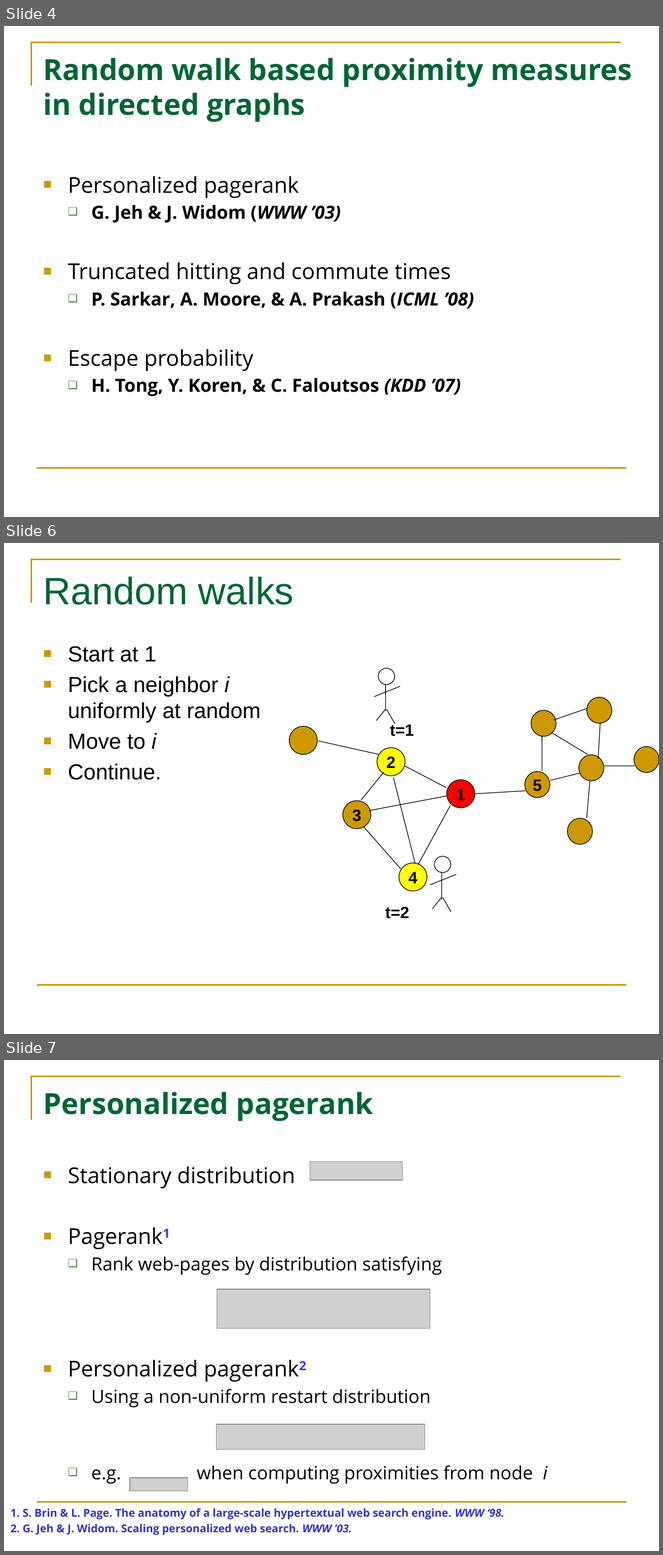
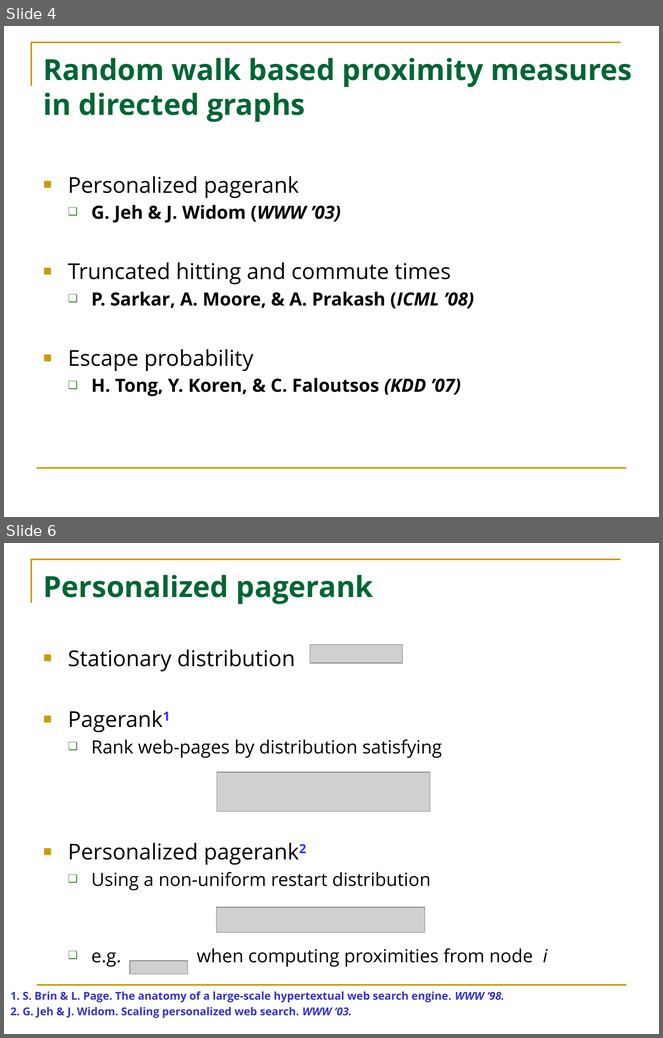
Before and after one commit to HuanSGT/rw-dir-prox, a slide deck: Random Walk based Proximity Measures in Directed Graphs.pptx. Shown one above the other, each under a label of ours: slides 4, 6 and 7 before the commit, slides 4 and 6 after it; the slides between them are not shown. The pictures are 663x1555 and 663x1038 pixels, drawn with LibreOffice and Linux fonts; fonts in the diff are those of the drawing; grey boxes stand for pictures. Boxes give left, top, right and bottom in pixels: in the first picture for what was removed or moved away, otherwise in the second. Text is boxed around its words. In the diff, an @@ line names an element or a change of style, - is before the commit and + after.

```diff
--- a/Random Walk based Proximity Measures in Directed Graphs.pptx
+++ b/Random Walk based Proximity Measures in Directed Graphs.pptx
@@ slide 6 removed at (4,543,659,1034), background #FFFFFF; not listed: 2 template elements that a slide beside it also shows @@
@@ title removed at (44,576,294,605) @@
-Random walks
@@ text removed at (68,646,261,780) @@
-■ Start at 1
-■ Pick a neighbor i uniformly at random
-■ Move to i
-■ Continue.
@@ group removed at (374,668,400,724): 4 lines, 1 ellipse @@
@@ text removed at (390,723,414,736) @@
-t=1
@@ group removed at (289,697,659,891): 15 lines, 11 ellipses @@
-2
-3
-4
-1
-5
@@ group removed at (430,856,456,912): 4 lines, 1 ellipse @@
@@ text removed at (385,907,409,919) @@
-t=2
@@ what was slide 7 is now slide 6 @@
```
Also in this commit, not shown: 1 slide changed, 1 other file.
